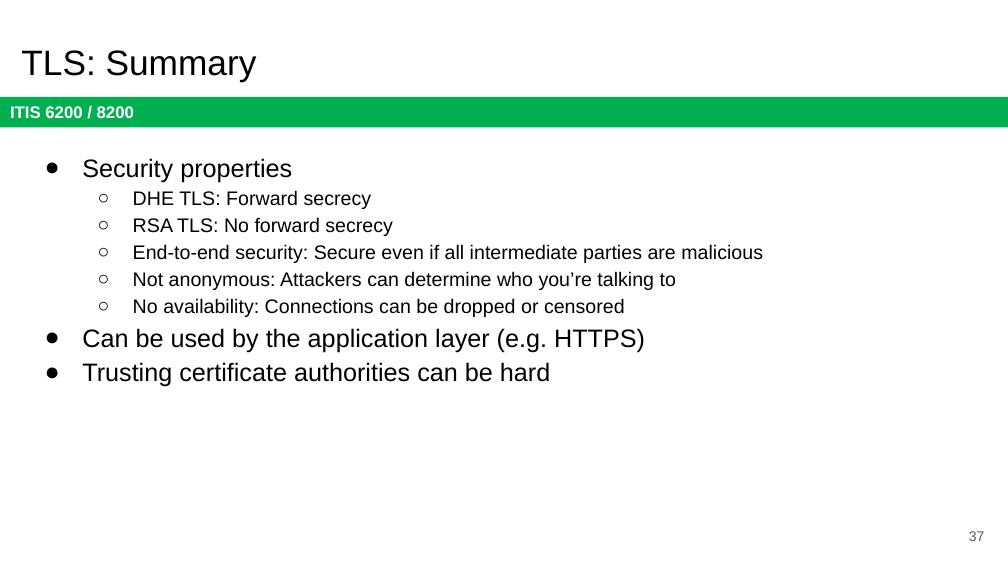
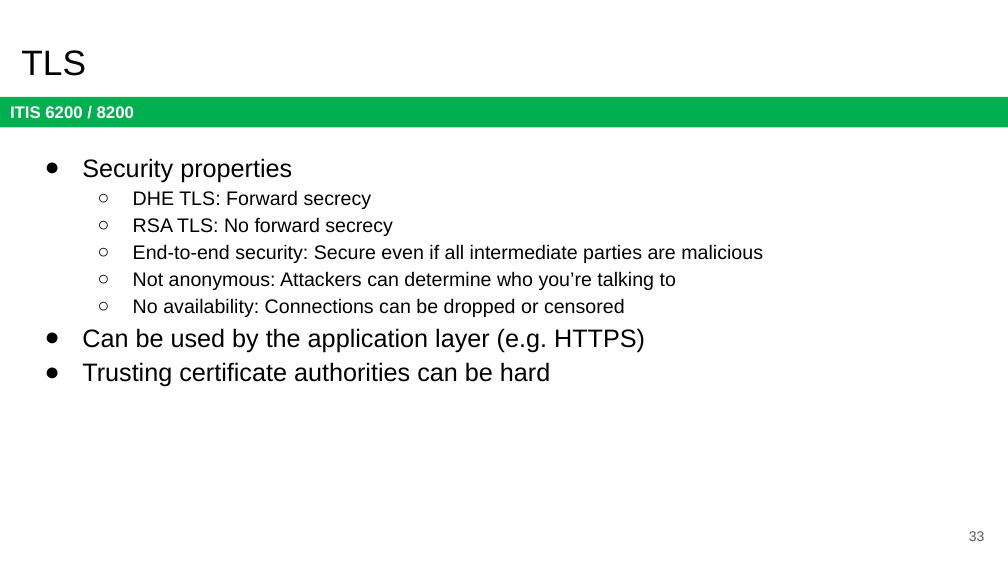
Before and after one commit to jx5c/github.io, a slide deck: slide 33 of teaching/ITIS6200/2023fa/lectures/lec15.ARP.pptx (slide 37 before the commit). Drawn at 1008x567 pixels with LibreOffice and Linux fonts; fonts in the diff are those of the drawing. Boxes give left, top, right and bottom in pixels: in the first picture for what was removed or moved away, otherwise in the second. Text is boxed around its words. In the diff, an @@ line names an element or a change of style, - is before the commit and + after.

```diff
--- a/teaching/ITIS6200/2023fa/lectures/lec15.ARP.pptx
+++ b/teaching/ITIS6200/2023fa/lectures/lec15.ARP.pptx
@@ title at (21, 50, 86, 76): text changed @@
-TLS: Summary
+TLS
@@ page number at (969, 531, 985, 541): text changed @@
-37
+33
```
Also in this commit, not shown: 5 other slides changed, 4 slides removed.
